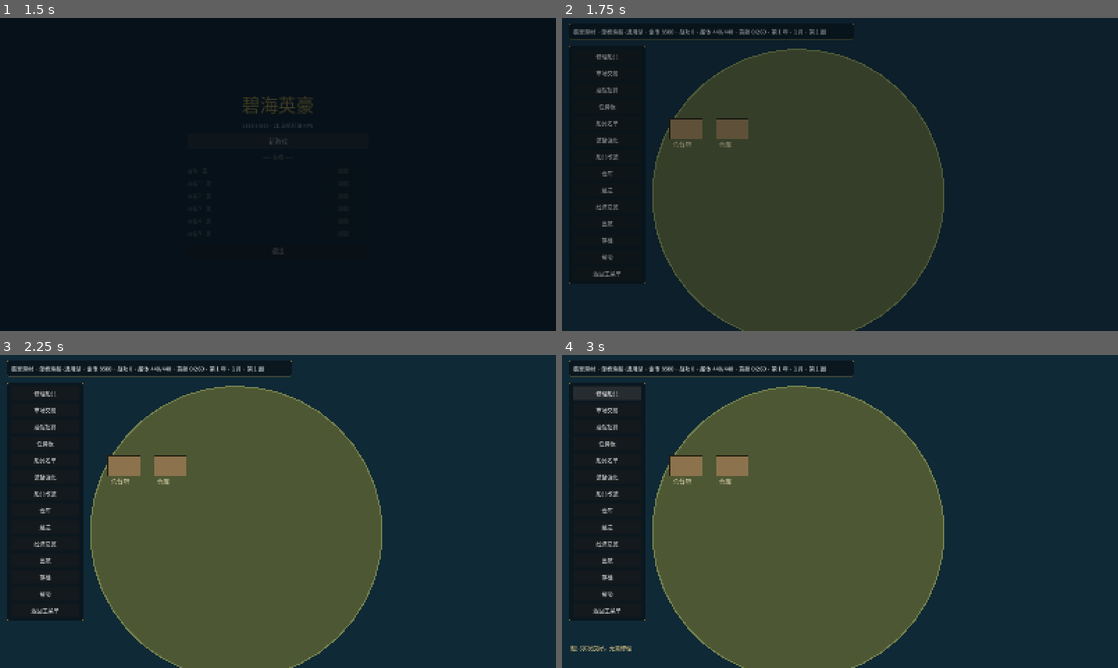
Above: before the commit, frames 1-4 (two rows, left to right).
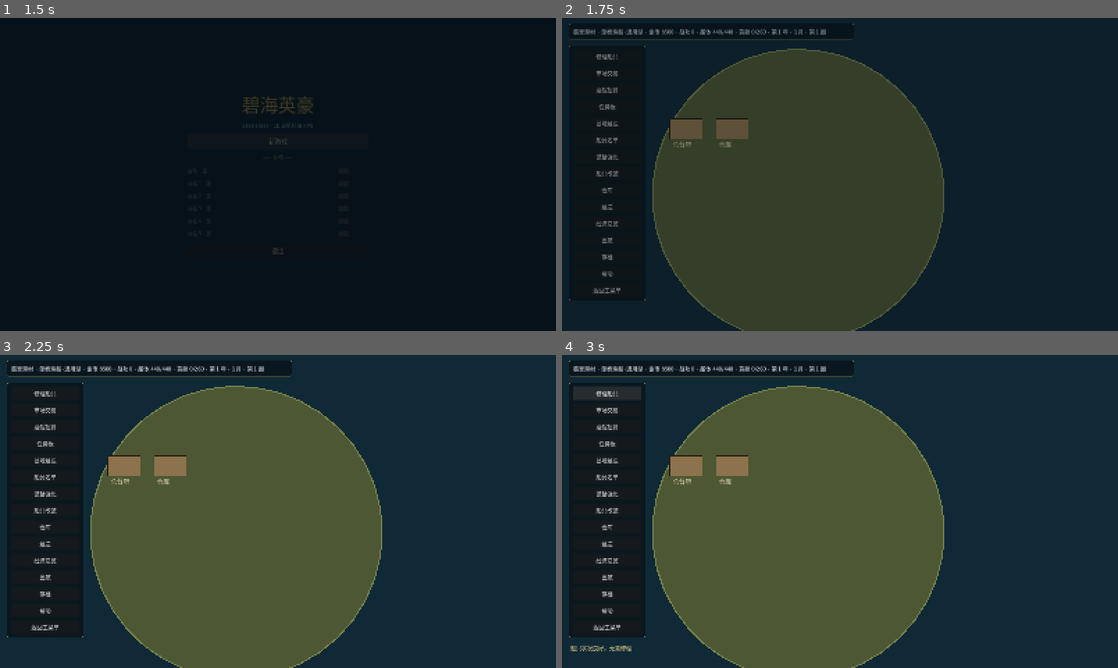
Above: after the commit, the same moments.

Repository: lucifermbbgh/OceanHero
Game: Godot game, scene res://scenes/main.tscn
Two runs of this game, one before a commit and one after it. Both use one fixed random seed, a clock stepped at 60 frames per second and the inputs below.
Inputs (mouse positions are in pixels of both pictures, inside the frame that each line leads up to):
- Up to frame 1 (1.5 s): tap Enter at 0.5 s; move the mouse to (400, 158) at 0.52 s; hold D (steer_right) 0.53-1.25 s; tap B at 0.6 s; click (400, 158) at 0.67 s; tap Space at 0.77 s; click "新游戏" at 1.25 s
- Up to frame 2 (1.75 s): no input
- Up to frame 3 (2.25 s): drag from (166, 527) to (250, 574) at 2.02 s
- Up to frame 4 (3 s): click "修理船只" at 2.75 s

Frame 1 is identical in both runs. In frame 2, 0.4% of the frame differs, in the area x 1-15%, y 32-91%; in frame 3, 1.0%; in frame 4, 1.0%.

Commit message:
feat(1.2.4/1.2.5): 岛屿初始建筑按等级下发 + 城镇等级门禁
- ISLAND_BUILDING_PLAN：港村 3 座 / 港镇 5 座 / 港城 8 座
- GameState.visit_has(service) 按当前城镇等级判定服务可用性
- 菜单改用 visit_has：船厂港镇起、交易所/银行/黑市港城起、建造仅母港
- 修复航门提示被沉船残骸抢占
- 版本号 1.2.5；单元 66 + 集成 704 全绿

Diff:
--- a/project.godot
+++ b/project.godot
@@ -15,7 +15,7 @@
 run/main_scene="res://scenes/main.tscn"
 config/features=PackedStringArray("4.7", "GL Compatibility")
 config/icon="res://icon.svg"
-config/version="1.2.3"
+config/version="1.2.5"
 [autoload]
 
 EventBus="*res://scripts/core/event_bus.gd"
--- a/scripts/base/base_scene.gd
+++ b/scripts/base/base_scene.gd
@@ -137,13 +137,13 @@
 	_action_button(vb, "市场交易", _toggle_market)
 	_action_button(vb, "酒馆招募", _toggle_tavern)
 	_action_button(vb, "任务板", _toggle_quests)
-	if GameState.home_has("shipyard"):
+	if GameState.visit_has("yard"):
 		_action_button(vb, "船厂与装备", _toggle_yard)
-	if GameState.home_has("building"):
+	if GameState.visit_has("build"):
 		_action_button(vb, "基地建设", _toggle_build)
-	if GameState.home_has("exchange"):
+	if GameState.visit_has("exchange"):
 		_action_button(vb, "交易所", _toggle_exchange)
-	if GameState.home_has("reputation"):
+	if GameState.visit_has("reputation"):
 		_action_button(vb, "声望与战功", _toggle_rep)
 
 	_action_button(vb, "船员名单", _toggle_crew_panel)
@@ -155,8 +155,9 @@
 		_action_button(vb, "经济总览", _toggle_overview)
 	else:
 		_action_button(vb, "投资", _toggle_invest)
-	if GameState.home_port_tier >= 3:
+	if GameState.visit_has("bank"):
 		_action_button(vb, "银行", _toggle_bank)
+	if GameState.visit_has("black"):
 		_action_button(vb, "黑市", _toggle_black)
 
 	if GameState.is_home_visit():
--- a/scripts/core/game_state.gd
+++ b/scripts/core/game_state.gd
@@ -1220,18 +1220,39 @@
 	var meta2: Dictionary = port_registry.get(String(visit_port_id), {})
 	return int(meta2.get("tier", 1))
 
-## 确保该岛屿有建筑数据（首次访问按其等级下发全套）
+## 岛屿初始建筑方案：按城镇等级下发（1.2.4）
+const ISLAND_BUILDING_PLAN := {
+	1: {&"governor": 1, &"warehouse": 1, &"tavern": 1},
+	2: {&"governor": 2, &"warehouse": 2, &"tavern": 2, &"sailmaker": 1, &"watchtower": 1},
+	3: {&"governor": 3, &"warehouse": 3, &"tavern": 3, &"sailmaker": 2,
+		&"watchtower": 2, &"drydock": 2, &"foundry": 2, &"exchange": 3},
+}
+
+## 确保该岛屿有建筑数据（首次访问按等级方案下发）
 func ensure_island_buildings(pid: StringName) -> void:
 	var key := String(pid)
 	if port_buildings.has(key) and not port_buildings[key].is_empty():
 		return
 	var tier := visit_port_tier() if String(visit_port_id) == key else int(port_registry.get(key, {}).get("tier", 1))
+	var plan: Dictionary = ISLAND_BUILDING_PLAN.get(tier, ISLAND_BUILDING_PLAN[1])
 	var dict: Dictionary = {}
-	for b in TownPanelLib.buildings_for_tier(tier):
-		dict[StringName(String(b.id))] = maxi(1, tier - 1)
+	for bid in plan.keys():
+		dict[bid] = int(plan[bid])
 	port_buildings[key] = dict
 	if String(visit_port_id) == key:
 		buildings = dict
+
+## 当前港口是否提供某服务（按等级，1.2.5）
+func visit_has(service: String) -> bool:
+	var tier := visit_port_tier()
+	match service:
+		"shipyard", "yard":
+			return tier >= 2
+		"exchange", "reputation", "bank", "black":
+			return tier >= 3
+		"build":
+			return is_home_visit()
+	return true
 
 ## 当前港口库存上限（按等级）
 const PORT_STOCK_BY_TIER := {1: 40, 2: 90, 3: 160}
--- a/scripts/sea/sea_scene.gd
+++ b/scripts/sea/sea_scene.gd
@@ -1881,10 +1881,10 @@
 	if pi != null:
 		var isl: Array = islands[int(pi)]
 		return "按 E 停靠 %s（%s）" % [String(isl[3]), String(ISLAND_TIERS.get(int(isl[2]), "港口"))]
+	if player.global_position.distance_to(BACK_GATE) < 240.0:
+		return "按 E 返回母港"
 	if _nearest_salvage_dist() < 250.0:
 		return "按 E 打捞沉船残骸"
-	if player.global_position.distance_to(BACK_GATE) < 240.0:
-		return "按 E 返回母港"
 	if player.global_position.distance_to(FORWARD_GATE) < 240.0:
 		if map_index >= 9:
 			return "已是航道尽头"
--- a/tests/integration/run.gd
+++ b/tests/integration/run.gd
@@ -27,6 +27,7 @@
 	await _test_exchange()
 	await _test_cross_port()
 	await _test_quest_board()
+	await _test_v124_125()
 	await _test_v123_port_buildings()
 	await _test_v122_town()
 	await _test_v121_gate()
@@ -646,6 +647,45 @@
 func _physics_wait(n: int) -> void:
 	for i in range(n):
 		await get_tree().physics_frame
+
+# ---------------- 1.2.4 / 1.2.5 初始建筑与等级门禁 ----------------
+func _test_v124_125() -> void:
+	print("\n[1.2.4/1.2.5 初始建筑与门禁]")
+	GameState.reset_new_game()
+	# 1.2.4：港村岛初始 3 座
+	GameState.register_port("m1_v", GameState.town_name("白沙", 1), 0, 1)
+	GameState.visit_port_id = &"m1_v"
+	GameState.ensure_island_buildings(&"m1_v")
+	var lv: Dictionary = GameState.port_buildings["m1_v"]
+	_ok(lv.size() == 3, "港村岛初始 3 座建筑", str(lv.size()))
+	_ok(int(lv.get(&"governor", 0)) == 1, "港村总督府 Lv1")
+	# 港镇岛 5 座
+	GameState.register_port("m2_t", GameState.town_name("望潮", 2), 0, 2)
+	GameState.visit_port_id = &"m2_t"
+	GameState.ensure_island_buildings(&"m2_t")
+	_ok(GameState.port_buildings["m2_t"].size() == 5, "港镇岛初始 5 座",
+		str(GameState.port_buildings["m2_t"].size()))
+	# 港城岛 8 座
+	GameState.register_port("m3_c", GameState.town_name("青礁", 3), 0, 3)
+	GameState.visit_port_id = &"m3_c"
+	GameState.ensure_island_buildings(&"m3_c")
+	_ok(GameState.port_buildings["m3_c"].size() == 8, "港城岛初始 8 座",
+		str(GameState.port_buildings["m3_c"].size()))
+
+	# 1.2.5：等级门禁
+	_ok(GameState.visit_port_tier() == 3, "当前为港城")
+	_ok(GameState.visit_has("exchange"), "港城有交易所")
+	_ok(GameState.visit_has("bank"), "港城有银行")
+	_ok(GameState.visit_has("black"), "港城有黑市")
+	_ok(not GameState.visit_has("build"), "非母港不能建造")
+	GameState.visit_port_id = &"m1_v"
+	_ok(not GameState.visit_has("exchange"), "港村无交易所")
+	_ok(not GameState.visit_has("yard"), "港村无船厂")
+	GameState.visit_port_id = &"m2_t"
+	_ok(GameState.visit_has("yard"), "港镇有船厂")
+	_ok(not GameState.visit_has("bank"), "港镇无银行")
+	GameState.visit_port_id = &"jadehaven"
+	_ok(GameState.visit_has("build"), "母港可建造")
 
 # ---------------- 1.2.3 建筑按港口隔离 ----------------
 func _test_v123_port_buildings() -> void:
Not shown, added: docs/版本文档/1.2.4-升级说明.md
Not shown, added: docs/版本文档/1.2.5-升级说明.md
Not shown, changed: docs/版本文档/版本规划.md
